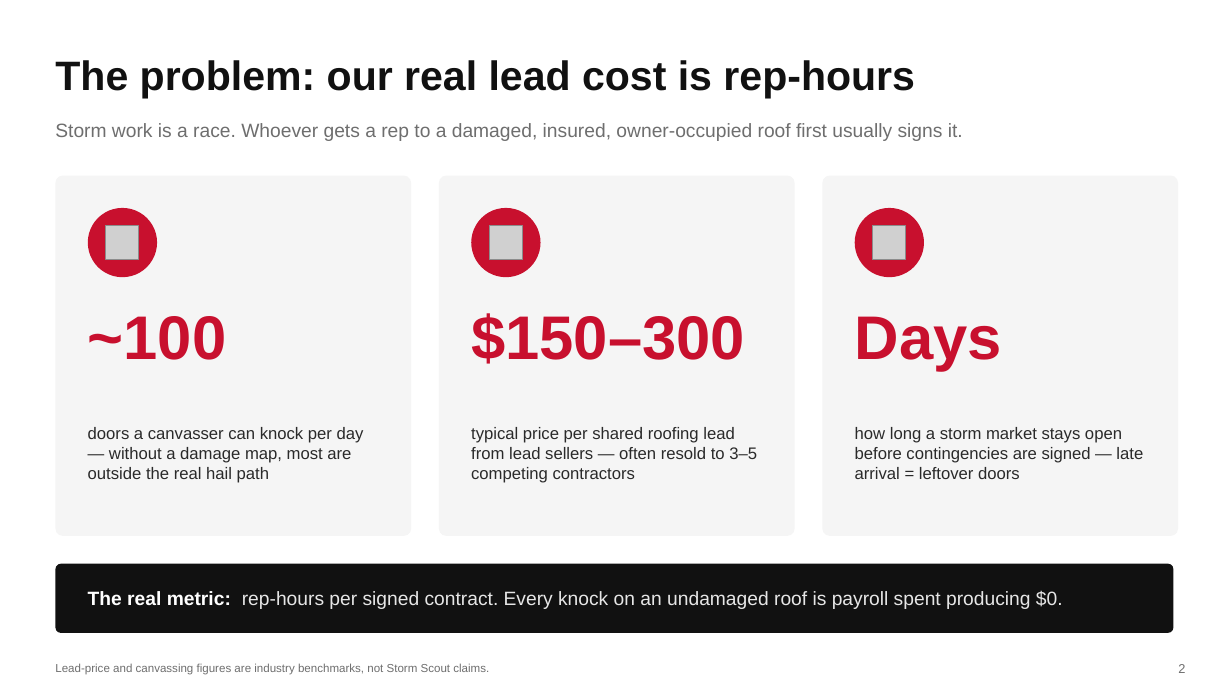
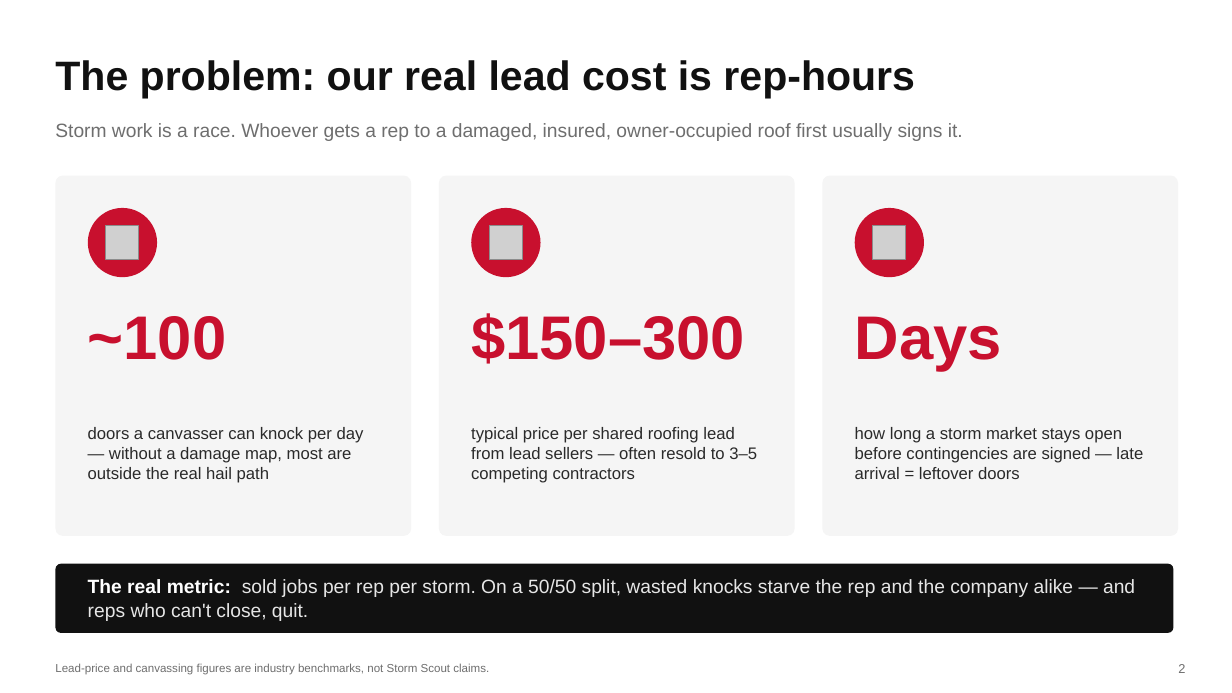
Before and after one commit to DommyD26/roofing-site-template, a slide deck: slide 2 of pitch/Storm-Scout-Pitch.pptx. Drawn at 1232x693 pixels with LibreOffice and Linux fonts; fonts in the diff are those of the drawing; grey boxes stand for pictures. Boxes give left, top, right and bottom in pixels: in the first picture for what was removed or moved away, otherwise in the second. Text is boxed around its words. In the diff, an @@ line names an element or a change of style, - is before the commit and + after.

```diff
--- a/pitch/Storm-Scout-Pitch.pptx
+++ b/pitch/Storm-Scout-Pitch.pptx
@@ text at [88,579,1135,621]: text changed @@
-The real metric: rep-hours per signed contract. Every knock on an undamaged roof is payroll spent producing $0.
+The real metric: sold jobs per rep per storm. On a 50/50 split, wasted knocks starve the rep and the company alike — and reps who can't close, quit.
```
Also in this commit, not shown: 5 other slides changed, 1 slide added, 3 other files.
